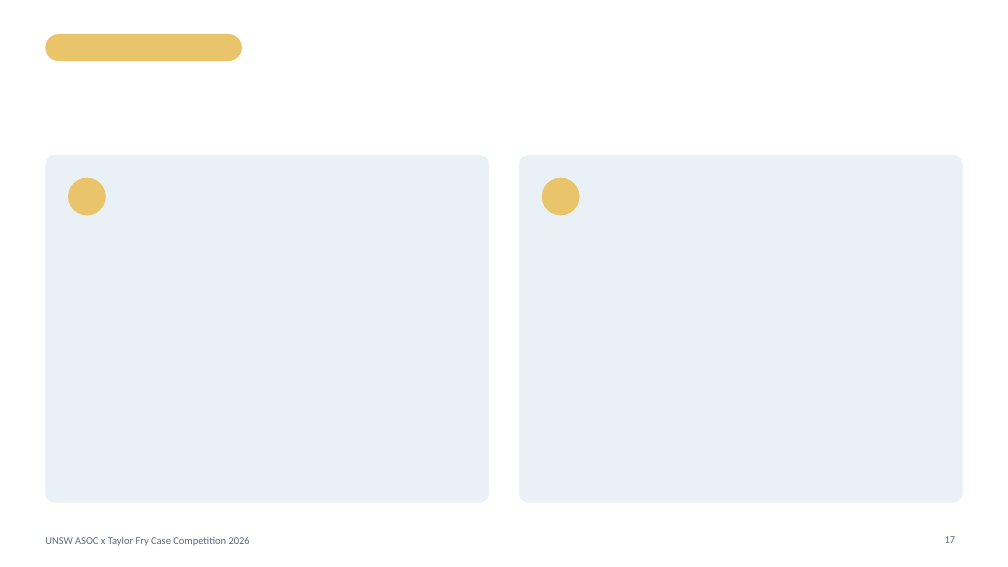
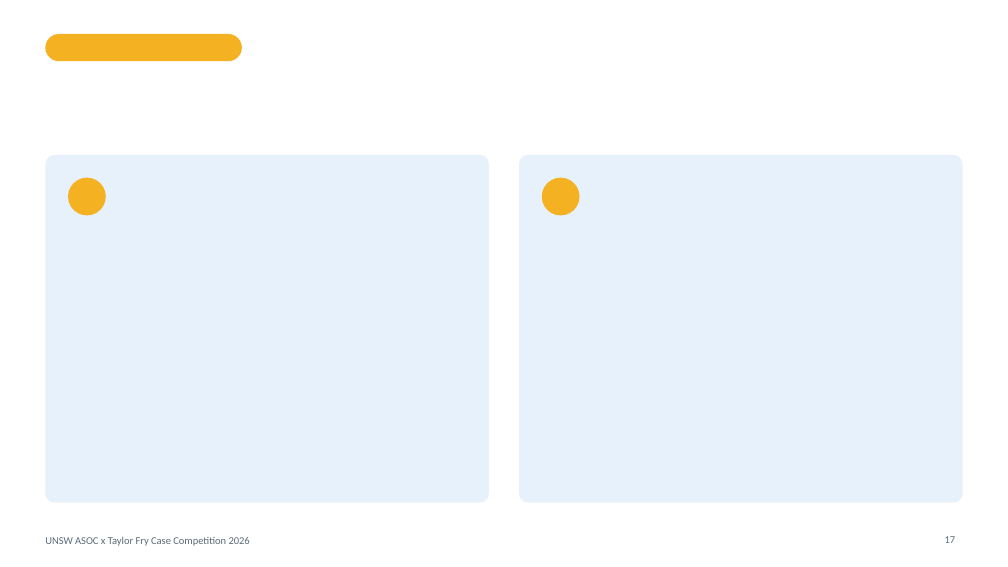
Before and after one commit to Hanlong-Hu/unsw-asoc-taylor-fry-2026, a slide deck: slide 17 of presentation/deck_design.pptx. Drawn at 1008x567 pixels with LibreOffice and Linux fonts; fonts in the diff are those of the drawing. Boxes give left, top, right and bottom in pixels: in the first picture for what was removed or moved away, otherwise in the second. Text is boxed around its words. In the diff, an @@ line names an element or a change of style, - is before the commit and + after.

```diff
--- a/presentation/deck_design.pptx
+++ b/presentation/deck_design.pptx
@@ rounded rectangle at <box>45,155,489,503</box>: fill #EAF1F6 to #E7F1FB @@
@@ rounded rectangle at <box>520,155,963,503</box>: fill #EAF1F6 to #E7F1FB @@
@@ fill #E9C46A to #F4B223 in 3 elements at <box>45,34,242,61</box>, <box>68,178,106,216</box>, <box>542,178,580,216</box> @@
```
Also in this commit, not shown: 18 other slides changed, 5 slides added, 5 slides removed, 3 other files.
